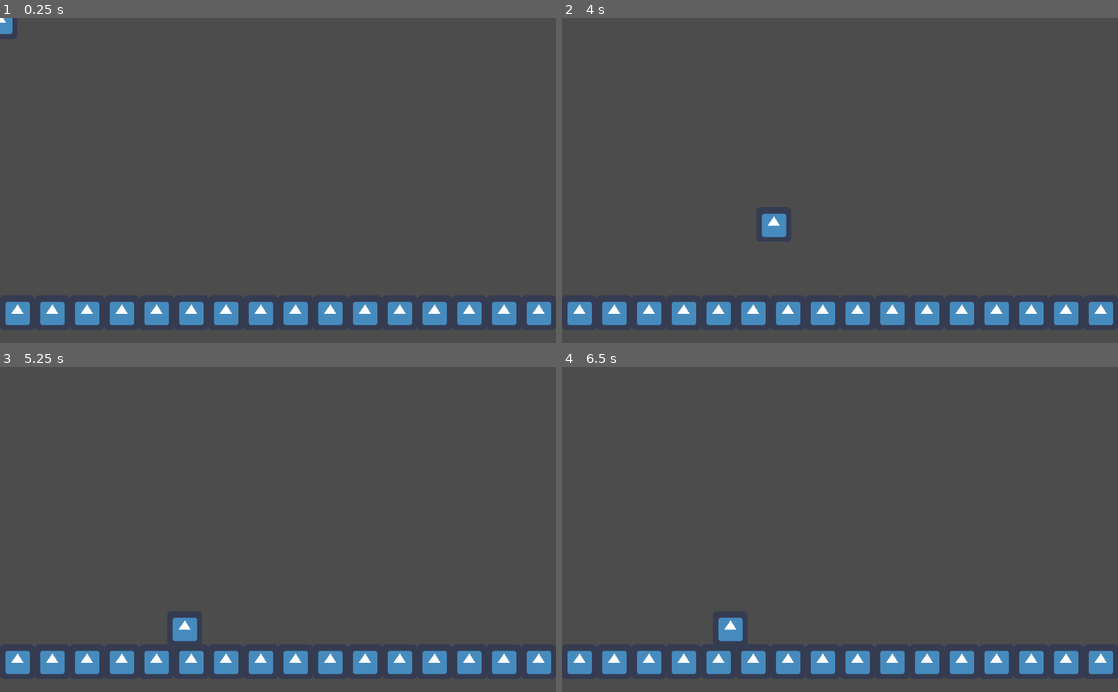
Above: before the commit, frames 1-4 (two rows, left to right).
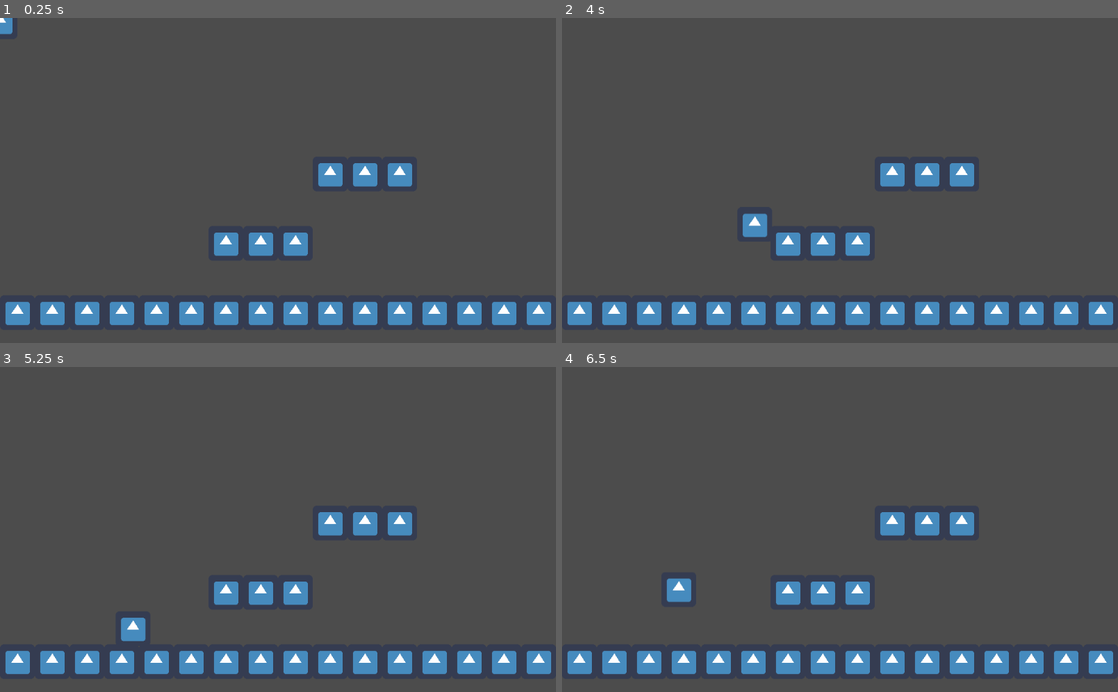
Above: after the commit, the same moments.

Repository: VMoonDev/SlimeShuffle
Game: Godot game, scene res://Level/Level.tscn
The game is run twice, just before and just after one commit, with the same random seed, the same clock (stepped at 60 frames per second) and the same inputs. The engine's default icon, where the game draws it, is replaced by a stand-in: a white triangle on a blue panel in a dark square.
Inputs:
- Up to frame 1 (0.25 s): no input
- Up to frame 2 (4 s): hold D (move_right) 0.53-2.03 s; tap Space (jump) at 0.77, 1.52, 3.02, 3.77 s; hold A (move_left) 2.03-2.78 s; hold D (move_right) from 2.78 s (still down)
- Up to frame 3 (5.25 s): release D (move_right) at 4.28 s; hold A (move_left) 4.28-5.03 s; tap Space (jump) at 4.52 s; hold D (move_right) from 5.03 s (still down)
- Up to frame 4 (6.5 s): release D (move_right) at 5.78 s; hold A (move_left) from 5.78 s (still down); tap Space (jump) at 6.02 s

The runs differ from the first frame. In frame 1, 1.9% of the frame differs, in the area x 38-75%, y 44-74%; in frame 2, 2.4%; in frame 3, 2.5%; in frame 4, 2.5%, in the area x 18-75%, y 44-85%.

Commit message:
Add pause functionality

Diff:
--- /dev/null
+++ b/project/Level/Level.gd
@@ -0,0 +1,4 @@
+extends Node2D
+
+func _on_PauseTimer_timeout():
+	get_tree().paused = true
--- a/project/Level/Level.tscn
+++ b/project/Level/Level.tscn
@@ -1,7 +1,8 @@
-[gd_scene load_steps=5 format=2]
+[gd_scene load_steps=6 format=2]
 
 [ext_resource path="res://icon.png" type="Texture" id=1]
 [ext_resource path="res://Pawn/Pawn.tscn" type="PackedScene" id=2]
+[ext_resource path="res://Level/Level.gd" type="Script" id=3]
 
 [sub_resource type="ConvexPolygonShape2D" id=1]
 points = PoolVector2Array( 64, 64, 0, 64, 0, 0, 64, 0 )
@@ -29,11 +30,18 @@
 } ]
 0/z_index = 0
 
-[node name="Node2D" type="Node2D"]
+[node name="Level" type="Node2D"]
+script = ExtResource( 3 )
 
 [node name="TileMap" type="TileMap" parent="."]
 tile_set = SubResource( 2 )
 format = 1
-tile_data = PoolIntArray( 524288, 0, 0, 524289, 0, 0, 524290, 0, 0 …(184 unchanged characters)…
+tile_data = PoolIntArray( 262153, 0, 0, 262154, 0, 0, 262155, 0, 0, 393222, 0, 0, 393223, 0, 0, 393224, 0, 0, 524288, 0, 0, 524289, 0, 0, 524290, 0, 0 …(184 unchanged characters)…
 
-[node name="Pawn" parent="." instance=ExtResource( 2 )]
+[node name="Pawn" parent="." groups=["Persist"] instance=ExtResource( 2 )]
+
+[node name="PauseTimer" type="Timer" parent="."]
+wait_time = 10.0
+autostart = true
+
+[connection signal="timeout" from="PauseTimer" to="." method="_on_PauseTimer_timeout"]
